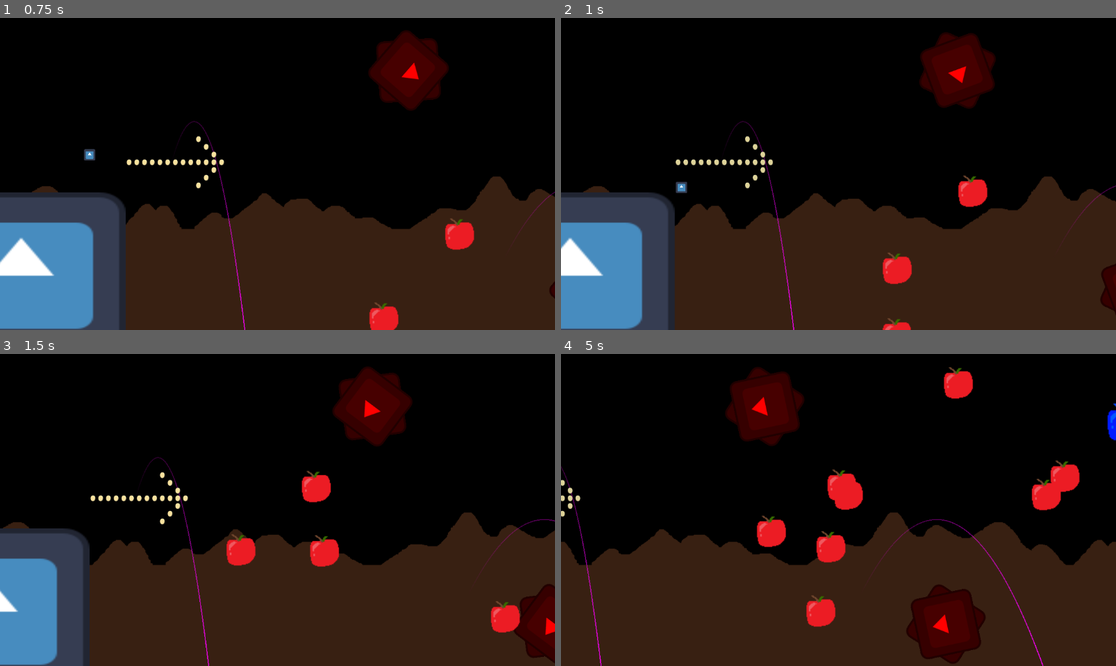
Above: before the commit, frames 1-4 (two rows, left to right).
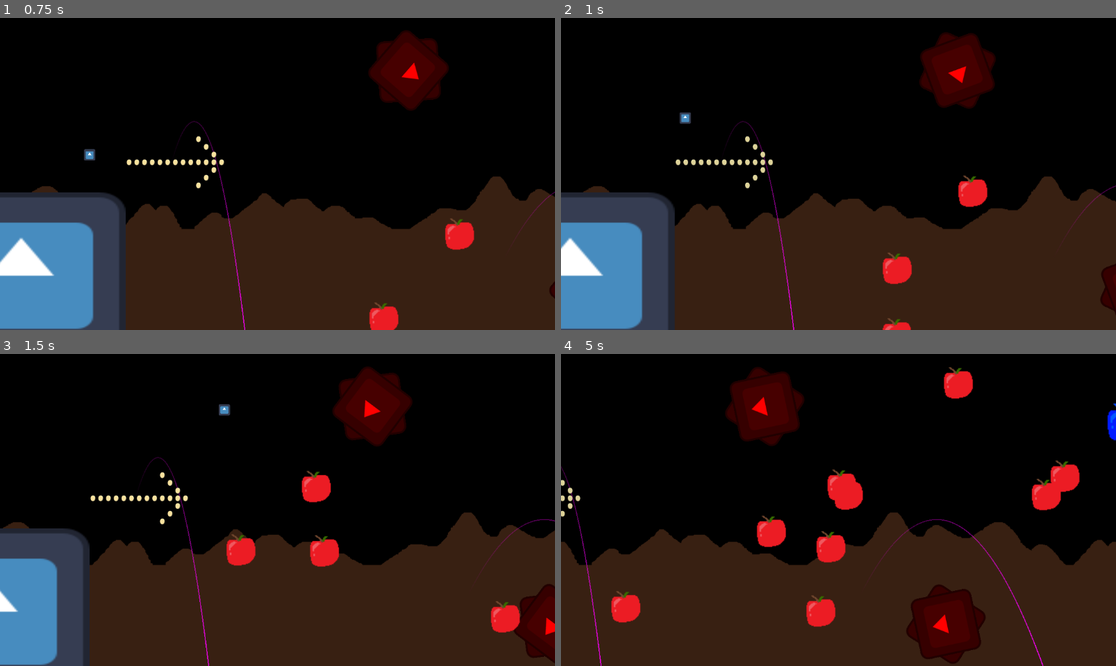
Above: after the commit, the same moments.

Repository: Kurooco/HonorsProject
Game: Godot game, scene res://scenes/levels/test_level.tscn
Two runs of this game, one before a commit and one after it. Both use one fixed random seed, a clock stepped at 60 frames per second and the inputs below. This scene is started directly instead of the project's main scene. The engine's default icon, where the game draws it, is replaced by a stand-in: a white triangle on a blue panel in a dark square.
Inputs:
- Up to frame 1 (0.75 s): hold Right (right) from 0.53 s (still down); tap Up (jump) at 0.6 s
- Up to frame 2 (1 s): keep holding Right (right); tap Up (jump) at 0.77 s
- Up to frame 3 (1.5 s): keep holding Right (right); tap Up (jump) at 1.07 s; tap Down (dive) at 1.35 s
- Up to frame 4 (5 s): tap Up (jump) at 1.52, 1.55, 1.82, 2.3, 2.85, 3.02, 3.32, 3.77, 3.8, 4.07, 4.52, 4.55, 4.82 s; release Right (right) at 2.03 s; hold Left (left) 2.03-4.28 s; tap Space (interact) at 2.1, 4.35 s; hold Down (dive) 3.53-4.28 s; hold Right (right) from 4.28 s (still down)

Frame 1 is identical in both runs. In frame 2, 0.1% of the frame differs, in the area x 20-24%, y 30-57%; in frame 3, less than 0.1%; in frame 4, 0.4%, in the area x 9-15%, y 75-87%.
Error in both runs: Invalid access to property or key 'current_level' on a base object of type 'Nil'. (res://scenes/level_objects/auxiliary/single_shooter.gd:23)

Commit message:
meeting2

Diff:
--- a/scenes/levels/level_1.tscn
+++ b/scenes/levels/level_1.tscn
@@ -168,176 +168,3 @@
 curve = SubResource("Curve2D_qxy0u")
 spawn_time = 0.3
 spawn_item = ExtResource("10_qxy0u")
-
-[connection signal="collected" from="TileMapLayer/Coin" to="TileMapLayer/Coin" method="_on_collected"]
-[connection signal="collected" from="TileMapLayer/@Area2D@47257" to="TileMapLayer/@Area2D@47257" method="_on_collected"]
-[connection signal="collected" from="TileMapLayer/@Area2D@47258" to="TileMapLayer/@Area2D@47258" method="_on_collected"]
-[connection signal="collected" from="TileMapLayer/@Area2D@47259" to="TileMapLayer/@Area2D@47259" method="_on_collected"]
-[connection signal="collected" from="TileMapLayer/@Area2D@47260" to="TileMapLayer/@Area2D@47260" method="_on_collected"]
-[connection signal="collected" from="TileMapLayer/@Area2D@47261" to="TileMapLayer/@Area2D@47261" method="_on_collected"]
-[connection signal="collected" from="TileMapLayer/@Area2D@47262" to="TileMapLayer/@Area2D@47262" method="_on_collected"]
-[connection signal="collected" from="TileMapLayer/@Area2D@47263" to="TileMapLayer/@Area2D@47263" method="_on_collected"]
-[connection signal="collected" from="TileMapLayer/@Area2D@47264" to="TileMapLayer/@Area2D@47264" method="_on_collected"]
-[connection signal="collected" from="TileMapLayer/@Area2D@47265" to="TileMapLayer/@Area2D@47265" method="_on_collected"]
-[connection signal="collected" from="TileMapLayer/@Area2D@47266" to="TileMapLayer/@Area2D@47266" method="_on_collected"]
-[connection signal="collected" from="TileMapLayer/@Area2D@47267" to="TileMapLayer/@Area2D@47267" method="_on_collected"]
-[connection signal="collected" from="TileMapLayer/@Area2D@47268" to="TileMapLayer/@Area2D@47268" method="_on_collected"]
-[connection signal="collected" from="TileMapLayer/@Area2D@47269" to="TileMapLayer/@Area2D@47269" method="_on_collected"]
-[connection signal="collected" from="TileMapLayer/@Area2D@47270" to="TileMapLayer/@Area2D@47270" method="_on_collected"]
-[connection signal="collected" from="TileMapLayer/@Area2D@47271" to="TileMapLayer/@Area2D@47271" method="_on_collected"]
-[connection signal="collected" from="TileMapLayer/@Area2D@47272" to="TileMapLayer/@Area2D@47272" method="_on_collected"]
-[connection signal="collected" from="TileMapLayer/@Area2D@47273" to="TileMapLayer/@Area2D@47273" method="_on_collected"]
-[connection signal="collected" from="TileMapLayer/@Area2D@47274" to="TileMapLayer/@Area2D@47274" method="_on_collected"]
-[connection signal="collected" from="TileMapLayer/@Area2D@47275" to="TileMapLayer/@Area2D@47275" method="_on_collected"]
-[connection signal="collected" from="TileMapLayer/@Area2D@47276" to="TileMapLayer/@Area2D@47276" method="_on_collected"]
-[connection signal="collected" from="TileMapLayer/@Area2D@47277" to="TileMapLayer/@Area2D@47277" method="_on_collected"]
-[connection signal="collected" from="TileMapLayer/@Area2D@47278" to="TileMapLayer/@Area2D@47278" method="_on_collected"]
-[connection signal="collected" from="TileMapLayer/@Area2D@47279" to="TileMapLayer/@Area2D@47279" method="_on_collected"]
-[connection signal="collected" from="TileMapLayer/@Area2D@47280" to="TileMapLayer/@Area2D@47280" method="_on_collected"]
-[connection signal="collected" from="TileMapLayer/@Area2D@47281" to="TileMapLayer/@Area2D@47281" method="_on_collected"]
-[connection signal="collected" from="TileMapLayer/@Area2D@47282" to="TileMapLayer/@Area2D@47282" method="_on_collected"]
-[connection signal="collected" from="TileMapLayer/@Area2D@47283" to="TileMapLayer/@Area2D@47283" method="_on_collected"]
-[connection signal="collected" from="TileMapLayer/@Area2D@47284" to="TileMapLayer/@Area2D@47284" method="_on_collected"]
-[connection signal="collected" from="TileMapLayer/@Area2D@47285" to="TileMapLayer/@Area2D@47285" method="_on_collected"]
-[connection signal="collected" from="TileMapLayer/@Area2D@47286" to="TileMapLayer/@Area2D@47286" method="_on_collected"]
-[connection signal="collected" from="TileMapLayer/@Area2D@47287" to="TileMapLayer/@Area2D@47287" method="_on_collected"]
-[connection signal="collected" from="TileMapLayer/@Area2D@47288" to="TileMapLayer/@Area2D@47288" method="_on_collected"]
-[connection signal="collected" from="TileMapLayer/@Area2D@47289" to="TileMapLayer/@Area2D@47289" method="_on_collected"]
-[connection signal="collected" from="TileMapLayer/@Area2D@47290" to="TileMapLayer/@Area2D@47290" method="_on_collected"]
-[connection signal="collected" from="TileMapLayer/@Area2D@47291" to="TileMapLayer/@Area2D@47291" method="_on_collected"]
-[connection signal="collected" from="TileMapLayer/@Area2D@47292" to="TileMapLayer/@Area2D@47292" method="_on_collected"]
-[connection signal="collected" from="TileMapLayer/@Area2D@47293" to="TileMapLayer/@Area2D@47293" method="_on_collected"]
-[connection signal="collected" from="TileMapLayer/@Area2D@47294" to="TileMapLayer/@Area2D@47294" method="_on_collected"]
-[connection signal="collected" from="TileMapLayer/@Area2D@47295" to="TileMapLayer/@Area2D@47295" method="_on_collected"]
-[connection signal="collected" from="TileMapLayer/@Area2D@47296" to="TileMapLayer/@Area2D@47296" method="_on_collected"]
-[connection signal="collected" from="TileMapLayer/@Area2D@47297" to="TileMapLayer/@Area2D@47297" method="_on_collected"]
-[connection signal="collected" from="TileMapLayer/@Area2D@47298" to="TileMapLayer/@Area2D@47298" method="_on_collected"]
-[connection signal="collected" from="TileMapLayer/@Area2D@47299" to="TileMapLayer/@Area2D@47299" method="_on_collected"]
-[connection signal="collected" from="TileMapLayer/@Area2D@47300" to="TileMapLayer/@Area2D@47300" method="_on_collected"]
-[connection signal="collected" from="TileMapLayer/@Area2D@47301" to="TileMapLayer/@Area2D@47301" method="_on_collected"]
-[connection signal="collected" from="TileMapLayer/@Area2D@47302" to="TileMapLayer/@Area2D@47302" method="_on_collected"]
-[connection signal="collected" from="TileMapLayer/@Area2D@47303" to="TileMapLayer/@Area2D@47303" method="_on_collected"]
-[connection signal="collected" from="TileMapLayer/@Area2D@47304" to="TileMapLayer/@Area2D@47304" method="_on_collected"]
-[connection signal="collected" from="TileMapLayer/@Area2D@47305" to="TileMapLayer/@Area2D@47305" method="_on_collected"]
-[connection signal="collected" from="TileMapLayer/@Area2D@47306" to="TileMapLayer/@Area2D@47306" method="_on_collected"]
-[connection signal="collected" from="TileMapLayer/@Area2D@47307" to="TileMapLayer/@Area2D@47307" method="_on_collected"]
-[connection signal="collected" from="TileMapLayer/@Area2D@47308" to="TileMapLayer/@Area2D@47308" method="_on_collected"]
-[connection signal="collected" from="TileMapLayer/@Area2D@47309" to="TileMapLayer/@Area2D@47309" method="_on_collected"]
-[connection signal="collected" from="TileMapLayer/@Area2D@47310" to="TileMapLayer/@Area2D@47310" method="_on_collected"]
-[connection signal="collected" from="TileMapLayer/@Area2D@47311" to="TileMapLayer/@Area2D@47311" method="_on_collected"]
-[connection signal="collected" from="TileMapLayer/@Area2D@47312" to="TileMapLayer/@Area2D@47312" method="_on_collected"]
-[connection signal="collected" from="TileMapLayer/@Area2D@47313" to="TileMapLayer/@Area2D@47313" method="_on_collected"]
-[connection signal="collected" from="TileMapLayer/@Area2D@47314" to="TileMapLayer/@Area2D@47314" method="_on_collected"]
-[connection signal="collected" from="TileMapLayer/@Area2D@47315" to="TileMapLayer/@Area2D@47315" method="_on_collected"]
-[connection signal="collected" from="TileMapLayer/@Area2D@47316" to="TileMapLayer/@Area2D@47316" method="_on_collected"]
-[connection signal="collected" from="TileMapLayer/@Area2D@47317" to="TileMapLayer/@Area2D@47317" method="_on_collected"]
-[connection signal="collected" from="TileMapLayer/@Area2D@47318" to="TileMapLayer/@Area2D@47318" method="_on_collected"]
-[connection signal="collected" from="TileMapLayer/@Area2D@47319" to="TileMapLayer/@Area2D@47319" method="_on_collected"]
-[connection signal="collected" from="TileMapLayer/@Area2D@47320" to="TileMapLayer/@Area2D@47320" method="_on_collected"]
-[connection signal="collected" from="TileMapLayer/@Area2D@47321" to="TileMapLayer/@Area2D@47321" method="_on_collected"]
-[connection signal="collected" from="TileMapLayer/@Area2D@47322" to="TileMapLayer/@Area2D@47322" method="_on_collected"]
-[connection signal="collected" from="TileMapLayer/@Area2D@47323" to="TileMapLayer/@Area2D@47323" method="_on_collected"]
-[connection signal="collected" from="TileMapLayer/@Area2D@47324" to="TileMapLayer/@Area2D@47324" method="_on_collected"]
-[connection signal="collected" from="TileMapLayer/@Area2D@47325" to="TileMapLayer/@Area2D@47325" method="_on_collected"]
-[connection signal="collected" from="TileMapLayer/@Area2D@47326" to="TileMapLayer/@Area2D@47326" method="_on_collected"]
-[connection signal="collected" from="TileMapLayer/@Area2D@47327" to="TileMapLayer/@Area2D@47327" method="_on_collected"]
-[connection signal="collected" from="TileMapLayer/@Area2D@47328" to="TileMapLayer/@Area2D@47328" method="_on_collected"]
-[connection signal="collected" from="TileMapLayer/@Area2D@47329" to="TileMapLayer/@Area2D@47329" method="_on_collected"]
-[connection signal="collected" from="TileMapLayer/@Area2D@47330" to="TileMapLayer/@Area2D@47330" method="_on_collected"]
-[connection signal="collected" from="TileMapLayer/@Area2D@47331" to="TileMapLayer/@Area2D@47331" method="_on_collected"]
-[connection signal="collected" from="TileMapLayer/@Area2D@47332" to="TileMapLayer/@Area2D@47332" method="_on_collected"]
-[connection signal="collected" from="TileMapLayer/@Area2D@47333" to="TileMapLayer/@Area2D@47333" method="_on_collected"]
-[connection signal="collected" from="TileMapLayer/@Area2D@47334" to="TileMapLayer/@Area2D@47334" method="_on_collected"]
-[connection signal="collected" from="TileMapLayer/@Area2D@47335" to="TileMapLayer/@Area2D@47335" method="_on_collected"]
-[connection signal="collected" from="TileMapLayer/@Area2D@47336" to="TileMapLayer/@Area2D@47336" method="_on_collected"]
-[connection signal="collected" from="TileMapLayer/@Area2D@47337" to="TileMapLayer/@Area2D@47337" method="_on_collected"]
-[connection signal="collected" from="TileMapLayer/@Area2D@47338" to="TileMapLayer/@Area2D@47338" method="_on_collected"]
-[connection signal="collected" from="TileMapLayer/@Area2D@47339" to="TileMapLayer/@Area2D@47339" method="_on_collected"]
-[connection signal="collected" from="TileMapLayer/@Area2D@47340" to="TileMapLayer/@Area2D@47340" method="_on_collected"]
-[connection signal="collected" from="TileMapLayer/@Area2D@47341" to="TileMapLayer/@Area2D@47341" method="_on_collected"]
-[connection signal="collected" from="TileMapLayer/@Area2D@47342" to="TileMapLayer/@Area2D@47342" method="_on_collected"]
-[connection signal="collected" from="TileMapLayer/@Area2D@47343" to="TileMapLayer/@Area2D@47343" method="_on_collected"]
-[connection signal="collected" from="TileMapLayer/@Area2D@47344" to="TileMapLayer/@Area2D@47344" method="_on_collected"]
-[connection signal="collected" from="TileMapLayer/@Area2D@47345" to="TileMapLayer/@Area2D@47345" method="_on_collected"]
-[connection signal="collected" from="TileMapLayer/@Area2D@47346" to="TileMapLayer/@Area2D@47346" method="_on_collected"]
-[connection signal="collected" from="TileMapLayer/@Area2D@47347" to="TileMapLayer/@Area2D@47347" method="_on_collected"]
-[connection signal="collected" from="TileMapLayer/@Area2D@47348" to="TileMapLayer/@Area2D@47348" method="_on_collected"]
-[connection signal="collected" from="TileMapLayer/@Area2D@47349" to="TileMapLayer/@Area2D@47349" method="_on_collected"]
-[connection signal="collected" from="TileMapLayer/@Area2D@47350" to="TileMapLayer/@Area2D@47350" method="_on_collected"]
-[connection signal="collected" from="TileMapLayer/@Area2D@47351" to="TileMapLayer/@Area2D@47351" method="_on_collected"]
-[connection signal="collected" from="TileMapLayer/@Area2D@47352" to="TileMapLayer/@Area2D@47352" method="_on_collected"]
-[connection signal="collected" from="TileMapLayer/@Area2D@47353" to="TileMapLayer/@Area2D@47353" method="_on_collected"]
-[connection signal="collected" from="TileMapLayer/@Area2D@47354" to="TileMapLayer/@Area2D@47354" method="_on_collected"]
-[connection signal="collected" from="TileMapLayer/@Area2D@47355" to="TileMapLayer/@Area2D@47355" method="_on_collected"]
-[connection signal="collected" from="TileMapLayer/@Area2D@47356" to="TileMapLayer/@Area2D@47356" method="_on_collected"]
-[connection signal="collected" from="TileMapLayer/@Area2D@47357" to="TileMapLayer/@Area2D@47357" method="_on_collected"]
-[connection signal="collected" from="TileMapLayer/@Area2D@47358" to="TileMapLayer/@Area2D@47358" method="_on_collected"]
-[connection signal="collected" from="TileMapLayer/@Area2D@47359" to="TileMapLayer/@Area2D@47359" method="_on_collected"]
-[connection signal="collected" from="TileMapLayer/@Area2D@47360" to="TileMapLayer/@Area2D@47360" method="_on_collected"]
-[connection signal="collected" from="TileMapLayer/@Area2D@47361" to="TileMapLayer/@Area2D@47361" method="_on_collected"]
-[connection signal="collected" from="TileMapLayer/@Area2D@47362" to="TileMapLayer/@Area2D@47362" method="_on_collected"]
-[connection signal="collected" from="TileMapLayer/@Area2D@47363" to="TileMapLayer/@Area2D@47363" method="_on_collected"]
-[connection signal="collected" from="TileMapLayer/@Area2D@47364" to="TileMapLayer/@Area2D@47364" method="_on_collected"]
-[connection signal="collected" from="TileMapLayer/@Area2D@47365" to="TileMapLayer/@Area2D@47365" method="_on_collected"]
-[connection signal="collected" from="TileMapLayer/@Area2D@47366" to="TileMapLayer/@Area2D@47366" method="_on_collected"]
-[connection signal="collected" from="TileMapLayer/@Area2D@47367" to="TileMapLayer/@Area2D@47367" method="_on_collected"]
-[connection signal="collected" from="TileMapLayer/@Area2D@47368" to="TileMapLayer/@Area2D@47368" method="_on_collected"]
-[connection signal="collected" from="TileMapLayer/@Area2D@47369" to="TileMapLayer/@Area2D@47369" method="_on_collected"]
-[connection signal="collected" from="TileMapLayer/@Area2D@47370" to="TileMapLayer/@Area2D@47370" method="_on_collected"]
-[connection signal="collected" from="TileMapLayer/@Area2D@47371" to="TileMapLayer/@Area2D@47371" method="_on_collected"]
-[connection signal="collected" from="TileMapLayer/@Area2D@47372" to="TileMapLayer/@Area2D@47372" method="_on_collected"]
-[connection signal="collected" from="TileMapLayer/@Area2D@47373" to="TileMapLayer/@Area2D@47373" method="_on_collected"]
-[connection signal="collected" from="TileMapLayer/@Area2D@47374" to="TileMapLayer/@Area2D@47374" method="_on_collected"]
-[connection signal="collected" from="TileMapLayer/@Area2D@47375" to="TileMapLayer/@Area2D@47375" method="_on_collected"]
-[connection signal="collected" from="TileMapLayer/@Area2D@47376" to="TileMapLayer/@Area2D@47376" method="_on_collected"]
-[connection signal="collected" from="TileMapLayer/@Area2D@47377" to="TileMapLayer/@Area2D@47377" method="_on_collected"]
-[connection signal="collected" from="TileMapLayer/@Area2D@47378" to="TileMapLayer/@Area2D@47378" method="_on_collected"]
-[connection signal="collected" from="TileMapLayer/@Area2D@47379" to="TileMapLayer/@Area2D@47379" method="_on_collected"]
-[connection signal="collected" from="TileMapLayer/@Area2D@47380" to="TileMapLayer/@Area2D@47380" method="_on_collected"]
-[connection signal="collected" from="TileMapLayer/@Area2D@47381" to="TileMapLayer/@Area2D@47381" method="_on_collected"]
-[connection signal="collected" from="TileMapLayer/@Area2D@47382" to="TileMapLayer/@Area2D@47382" method="_on_collected"]
-[connection signal="collected" from="TileMapLayer/@Area2D@47383" to="TileMapLayer/@Area2D@47383" method="_on_collected"]
-[connection signal="collected" from="TileMapLayer/@Area2D@47384" to="TileMapLayer/@Area2D@47384" method="_on_collected"]
-[connection signal="collected" from="TileMapLayer/@Area2D@47385" to="TileMapLayer/@Area2D@47385" method="_on_collected"]
-[connection signal="collected" from="TileMapLayer/@Area2D@47386" to="TileMapLayer/@Area2D@47386" method="_on_collected"]
-[connection signal="collected" from="TileMapLayer/@Area2D@47387" to="TileMapLayer/@Area2D@47387" method="_on_collected"]
-[connection signal="collected" from="TileMapLayer/@Area2D@47388" to="TileMapLayer/@Area2D@47388" method="_on_collected"]
-[connection signal="collected" from="TileMapLayer/@Area2D@47389" to="TileMapLayer/@Area2D@47389" method="_on_collected"]
-[connection signal="collected" from="TileMapLayer/@Area2D@47390" to="TileMapLayer/@Area2D@47390" method="_on_collected"]
-[connection signal="collected" from="TileMapLayer/@Area2D@47391" to="TileMapLayer/@Area2D@47391" method="_on_collected"]
-[connection signal="collected" from="TileMapLayer/@Area2D@47392" to="TileMapLayer/@Area2D@47392" method="_on_collected"]
-[connection signal="collected" from="TileMapLayer/@Area2D@47393" to="TileMapLayer/@Area2D@47393" method="_on_collected"]
-[connection signal="collected" from="TileMapLayer/@Area2D@47394" to="TileMapLayer/@Area2D@47394" method="_on_collected"]
-[connection signal="collected" from="TileMapLayer/@Area2D@47395" to="TileMapLayer/@Area2D@47395" method="_on_collected"]
-[connection signal="collected" from="TileMapLayer/@Area2D@47396" to="TileMapLayer/@Area2D@47396" method="_on_collected"]
-[connection signal="collected" from="TileMapLayer/@Area2D@47397" to="TileMapLayer/@Area2D@47397" method="_on_collected"]
-[connection signal="collected" from="TileMapLayer/@Area2D@47398" to="TileMapLayer/@Area2D@47398" method="_on_collected"]
-[connection signal="collected" from="TileMapLayer/@Area2D@47399" to="TileMapLayer/@Area2D@47399" method="_on_collected"]
-[connection signal="collected" from="TileMapLayer/@Area2D@47400" to="TileMapLayer/@Area2D@47400" method="_on_collected"]
-[connection signal="collected" from="TileMapLayer/@Area2D@47401" to="TileMapLayer/@Area2D@47401" method="_on_collected"]
-[connection signal="collected" from="TileMapLayer/@Area2D@47402" to="TileMapLayer/@Area2D@47402" method="_on_collected"]
-[connection signal="collected" from="TileMapLayer/@Area2D@47403" to="TileMapLayer/@Area2D@47403" method="_on_collected"]
-[connection signal="collected" from="TileMapLayer/@Area2D@47404" to="TileMapLayer/@Area2D@47404" method="_on_collected"]
-[connection signal="collected" from="TileMapLayer/@Area2D@47405" to="TileMapLayer/@Area2D@47405" method="_on_collected"]
-[connection signal="collected" from="TileMapLayer/@Area2D@47406" to="TileMapLayer/@Area2D@47406" method="_on_collected"]
-[connection signal="collected" from="TileMapLayer/@Area2D@47407" to="TileMapLayer/@Area2D@47407" method="_on_collected"]
-[connection signal="collected" from="TileMapLayer/@Area2D@47408" to="TileMapLayer/@Area2D@47408" method="_on_collected"]
-[connection signal="collected" from="TileMapLayer/@Area2D@47409" to="TileMapLayer/@Area2D@47409" method="_on_collected"]
-[connection signal="collected" from="TileMapLayer/@Area2D@47410" to="TileMapLayer/@Area2D@47410" method="_on_collected"]
-[connection signal="collected" from="TileMapLayer/@Area2D@47411" to="TileMapLayer/@Area2D@47411" method="_on_collected"]
-[connection signal="collected" from="TileMapLayer/@Area2D@47412" to="TileMapLayer/@Area2D@47412" method="_on_collected"]
-[connection signal="collected" from="TileMapLayer/@Area2D@47413" to="TileMapLayer/@Area2D@47413" method="_on_collected"]
-[connection signal="collected" from="TileMapLayer/@Area2D@47414" to="TileMapLayer/@Area2D@47414" method="_on_collected"]
-[connection signal="collected" from="TileMapLayer/@Area2D@47415" to="TileMapLayer/@Area2D@47415" method="_on_collected"]
-[connection signal="collected" from="TileMapLayer/@Area2D@47416" to="TileMapLayer/@Area2D@47416" method="_on_collected"]
-[connection signal="collected" from="TileMapLayer/@Area2D@47417" to="TileMapLayer/@Area2D@47417" method="_on_collected"]
-[connection signal="collected" from="TileMapLayer/@Area2D@47418" to="TileMapLayer/@Area2D@47418" method="_on_collected"]
-[connection signal="collected" from="TileMapLayer/@Area2D@47419" to="TileMapLayer/@Area2D@47419" method="_on_collected"]
-[connection signal="collected" from="TileMapLayer/@Area2D@47420" to="TileMapLayer/@Area2D@47420" method="_on_collected"]
-[connection signal="collected" from="TileMapLayer/@Area2D@47421" to="TileMapLayer/@Area2D@47421" method="_on_collected"]
-[connection signal="collected" from="TileMapLayer/@Area2D@47422" to="TileMapLayer/@Area2D@47422" method="_on_collected"]
-[connection signal="collected" from="TileMapLayer/@Area2D@47423" to="TileMapLayer/@Area2D@47423" method="_on_collected"]
-[connection signal="collected" from="TileMapLayer/@Area2D@47424" to="TileMapLayer/@Area2D@47424" method="_on_collected"]
-[connection signal="collected" from="TileMapLayer/@Area2D@47425" to="TileMapLayer/@Area2D@47425" method="_on_collected"]
-[connection signal="collected" from="TileMapLayer/@Area2D@47426" to="TileMapLayer/@Area2D@47426" method="_on_collected"]
-[connection signal="collected" from="TileMapLayer/@Area2D@47427" to="TileMapLayer/@Area2D@47427" method="_on_collected"]
--- /dev/null
+++ b/scenes/levels/rest_1.gd
@@ -0,0 +1,11 @@
+extends Node2D
+
+
+# Called when the node enters the scene tree for the first time.
+func _ready():
+	$StaticBody2D/Polygon2D.polygon = $StaticBody2D/CollisionPolygon2D.polygon
+
+
+# Called every frame. 'delta' is the elapsed time since the previous frame.
+func _process(delta):
+	pass
--- /dev/null
+++ b/scenes/levels/rest_1.tscn
@@ -0,0 +1,23 @@
+[gd_scene load_steps=3 format=3 uid="uid://cknpb7qewaitc"]
+
+[ext_resource type="Script" uid="uid://cxkxnxxoyp7pb" path="res://scenes/levels/rest_1.gd" id="1_n71rw"]
+[ext_resource type="PackedScene" uid="uid://bkj34yi74b4m7" path="res://scenes/player/player.tscn" id="2_7ktey"]
+
+[node name="Rest1" type="Node2D"]
+script = ExtResource("1_n71rw")
+
+[node name="StaticBody2D" type="StaticBody2D" parent="."]
+metadata/_edit_group_ = true
+
+[node name="CollisionPolygon2D" type="CollisionPolygon2D" parent="StaticBody2D"]
+polygon = PackedVector2Array(-128, 0, 192, 0, 192, -128, 384, -128, 384, 128, -256, 128, -256, -256, 448, -256, 576, -256, 576, 128, 512, 128, 512, -192, -128, -192)
+
+[node name="Polygon2D" type="Polygon2D" parent="StaticBody2D"]
+
+[node name="Player" parent="." instance=ExtResource("2_7ktey")]
+position = Vector2(24, -37)
+waiting_for_start = false
+
+[node name="Camera2D" type="Camera2D" parent="Player"]
+process_callback = 0
+position_smoothing_enabled = true
--- a/scenes/player/player.gd
+++ b/scenes/player/player.gd
@@ -12,7 +12,8 @@
 var max_acorns = 5
 var acorns = 0
 var impact = Vector2.ZERO
-var waiting_for_start = true
+@export var waiting_for_start = true
+@export var in_rest_level = false
 @onready var health_component = $HealthComponent
 
 func _ready():
@@ -20,7 +21,7 @@
 
 
 func _physics_process(delta):
-	if(Input.is_action_just_pressed("jump")):
+	if(Input.is_action_just_pressed("jump") && waiting_for_start):
 		waiting_for_start = false
 		get_tree().get_nodes_in_group("level_camera")[0].start()
 	if(waiting_for_start):
@@ -34,7 +35,7 @@
 		velocity += get_gravity() * delta * 2
 
 	# Out of bounds death
-	if(position.y > get_viewport().get_camera_2d().position.y + get_viewport_rect().size.y/2.0
+	if(!in_rest_level && global_position.y > get_viewport().get_camera_2d().global_position.y + get_viewport_rect().size.y/2.0
 		|| position.x < get_viewport().get_camera_2d().position.x - get_viewport_rect().size.x):
 		$HealthComponent.kill()
 		set_physics_process(false)
Not shown, added: scenes/levels/rest_1.gd.uid
